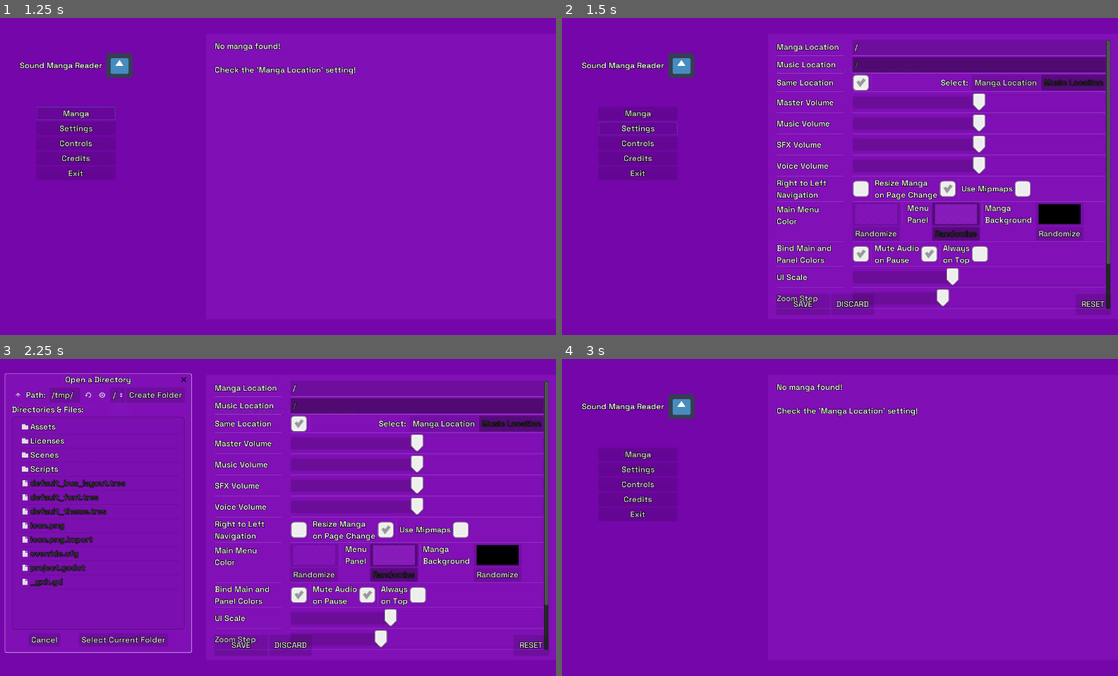
Above: before the commit, frames 1-4 (two rows, left to right).
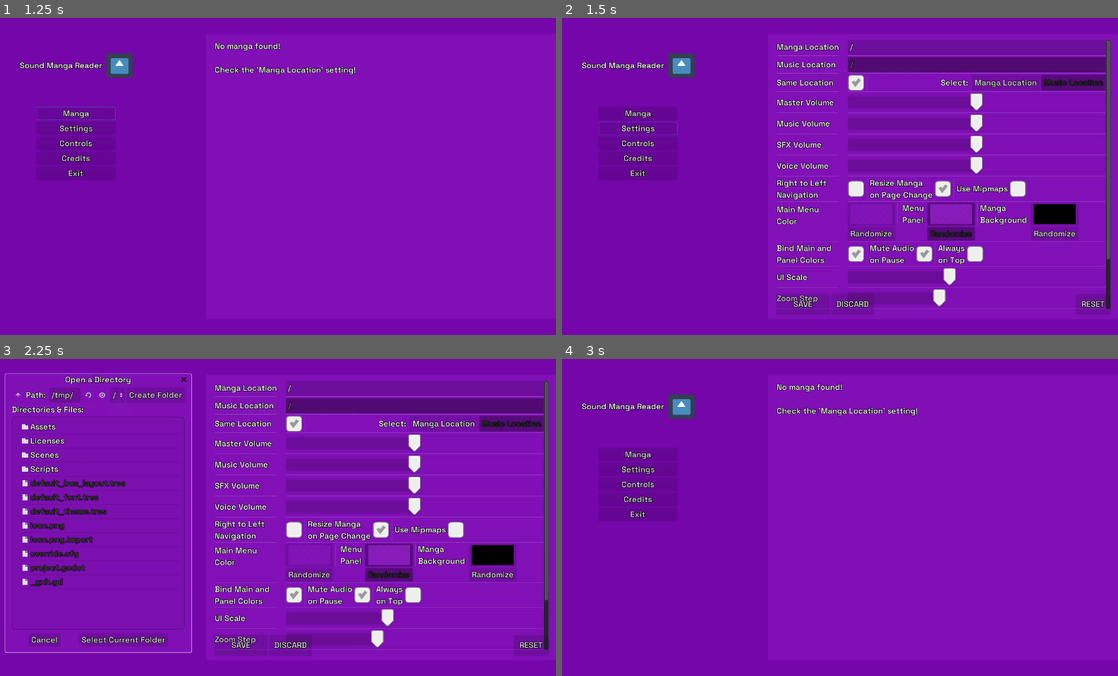
Above: after the commit, the same moments.

Repository: MrPoblin/Sound-Manga-Reader-Godot
Game: Godot game, scene res://Scenes/UI/Main.tscn
Two runs of this game, one before a commit and one after it. Both use one fixed random seed, a clock stepped at 60 frames per second and the inputs below. The engine's default icon, where the game draws it, is replaced by a stand-in: a white triangle on a blue panel in a dark square.
Inputs:
- Up to frame 1 (1.25 s): click "Manga" at 0.5 s
- Up to frame 2 (1.5 s): click "Settings" at 1.25 s
- Up to frame 3 (2.25 s): click "Manga Location" at 2 s
- Up to frame 4 (3 s): click "SAVE" at 2.75 s

Frame 1 is identical in both runs. In frame 2, 3.7% of the frame differs, in the area x 49-99%, y 6-92%; in frame 3, 3.7%; in frame 4, nothing differs.

Commit message:
Select FFmpeg location

Diff:
--- a/Scenes/UI/Settings.tscn
+++ b/Scenes/UI/Settings.tscn
@@ -23,7 +23,7 @@
 [node name="SelectLocation" type="FileDialog" parent="set"]
 anchor_left = 0.03
 anchor_top = 0.08
-anchor_right = 0.22
+anchor_right = 0.33
 anchor_bottom = 0.92
 rect_min_size = Vector2( 40, 20 )
 window_title = "Open a Directory"
@@ -38,7 +38,7 @@
 
 [node name="SettingGrid" type="GridContainer" parent="set/SettingScroll"]
 margin_right = 1223.04
-margin_bottom = 368.0
+margin_bottom = 375.0
 size_flags_horizontal = 3
 custom_constants/vseparation = 1
 custom_constants/hseparation = 20
@@ -47,13 +47,13 @@
 
 [node name="l_storage_manga" type="Label" parent="set/SettingScroll/SettingGrid"]
 margin_top = 5.0
-margin_right = 108.0
+margin_right = 99.0
 margin_bottom = 19.0
 text = "Manga Location"
 
 [node name="le_storage_manga" type="LineEdit" parent="set/SettingScroll/SettingGrid"]
 unique_name_in_owner = true
-margin_left = 128.0
+margin_left = 119.0
 margin_right = 1223.0
 margin_bottom = 24.0
 size_flags_horizontal = 3
@@ -61,13 +61,13 @@
 
 [node name="l_storage_music" type="Label" parent="set/SettingScroll/SettingGrid"]
 margin_top = 30.0
-margin_right = 108.0
+margin_right = 99.0
 margin_bottom = 44.0
 text = "Music Location"
 
 [node name="le_storage_music" type="LineEdit" parent="set/SettingScroll/SettingGrid"]
 unique_name_in_owner = true
-margin_left = 128.0
+margin_left = 119.0
 margin_top = 25.0
 margin_right = 1223.0
 margin_bottom = 49.0
@@ -76,12 +76,12 @@
 
 [node name="l_isSame" type="Label" parent="set/SettingScroll/SettingGrid"]
 margin_top = 55.0
-margin_right = 108.0
+margin_right = 99.0
 margin_bottom = 69.0
 text = "Same Location"
 
 [node name="LocationGrid" type="GridContainer" parent="set/SettingScroll/SettingGrid"]
-margin_left = 128.0
+margin_left = 119.0
 margin_top = 50.0
 margin_right = 1223.0
 margin_bottom = 74.0
@@ -100,34 +100,34 @@
 size_flags_horizontal = 2
 
 [node name="Label" type="Label" parent="set/SettingScroll/SettingGrid/LocationGrid"]
-margin_left = 821.0
+margin_left = 830.0
 margin_top = 5.0
-margin_right = 868.0
+margin_right = 877.0
 margin_bottom = 19.0
 text = "Select: "
 
 [node name="man_but_sel" type="Button" parent="set/SettingScroll/SettingGrid/LocationGrid"]
-margin_left = 872.0
-margin_right = 983.0
+margin_left = 881.0
+margin_right = 992.0
 margin_bottom = 24.0
 mouse_default_cursor_shape = 2
 text = "Manga Location"
 
 [node name="mus_but_sel" type="Button" parent="set/SettingScroll/SettingGrid/LocationGrid"]
-margin_left = 987.0
-margin_right = 1095.0
+margin_left = 996.0
+margin_right = 1104.0
 margin_bottom = 24.0
 mouse_default_cursor_shape = 2
 text = "Music Location"
 
 [node name="l_AudioMaster" type="Label" parent="set/SettingScroll/SettingGrid"]
 margin_top = 76.0
-margin_right = 108.0
+margin_right = 99.0
 margin_bottom = 90.0
 text = "Master Volume"
 
 [node name="s_master" type="HSlider" parent="set/SettingScroll/SettingGrid"]
-margin_left = 128.0
+margin_left = 119.0
 margin_top = 75.0
 margin_right = 1223.0
 margin_bottom = 91.0
@@ -139,12 +139,12 @@
 
 [node name="l_AudioMusic" type="Label" parent="set/SettingScroll/SettingGrid"]
 margin_top = 93.0
-margin_right = 108.0
+margin_right = 99.0
 margin_bottom = 107.0
 text = "Music Volume"
 
 [node name="s_music" type="HSlider" parent="set/SettingScroll/SettingGrid"]
-margin_left = 128.0
+margin_left = 119.0
 margin_top = 92.0
 margin_right = 1223.0
 margin_bottom = 108.0
@@ -156,12 +156,12 @@
 
 [node name="l_AudioSfx" type="Label" parent="set/SettingScroll/SettingGrid"]
 margin_top = 110.0
-margin_right = 108.0
+margin_right = 99.0
 margin_bottom = 124.0
 text = "SFX Volume"
 
 [node name="s_sfx" type="HSlider" parent="set/SettingScroll/SettingGrid"]
-margin_left = 128.0
+margin_left = 119.0
 margin_top = 109.0
 margin_right = 1223.0
 margin_bottom = 125.0
@@ -173,12 +173,12 @@
 
 [node name="l_AudioVoice" type="Label" parent="set/SettingScroll/SettingGrid"]
 margin_top = 127.0
-margin_right = 108.0
+margin_right = 99.0
 margin_bottom = 141.0
 text = "Voice Volume"
 
 [node name="s_voice" type="HSlider" parent="set/SettingScroll/SettingGrid"]
-margin_left = 128.0
+margin_left = 119.0
 margin_top = 126.0
 margin_right = 1223.0
 margin_bottom = 142.0
@@ -190,13 +190,13 @@
 
 [node name="l_swap_lr" type="Label" parent="set/SettingScroll/SettingGrid"]
 margin_top = 143.0
-margin_right = 108.0
+margin_right = 99.0
 margin_bottom = 174.0
 text = "Right to Left
 Navigation"
 
 [node name="OtherGrid" type="GridContainer" parent="set/SettingScroll/SettingGrid"]
-margin_left = 128.0
+margin_left = 119.0
 margin_top = 143.0
 margin_right = 1223.0
 margin_bottom = 174.0
@@ -247,14 +247,14 @@
 
 [node name="l_color_main" type="Label" parent="set/SettingScroll/SettingGrid"]
 margin_top = 178.0
-margin_right = 108.0
+margin_right = 99.0
 margin_bottom = 226.0
 text = "Main Menu
 Color
 "
 
 [node name="ColorGrid" type="GridContainer" parent="set/SettingScroll/SettingGrid"]
-margin_left = 128.0
+margin_left = 119.0
 margin_top = 175.0
 margin_right = 1223.0
 margin_bottom = 230.0
@@ -354,13 +354,13 @@
 
 [node name="l_color_bind" type="Label" parent="set/SettingScroll/SettingGrid"]
 margin_top = 231.0
-margin_right = 108.0
+margin_right = 99.0
 margin_bottom = 262.0
 text = "Bind Main and
 Panel Colors"
 
 [node name="OtherGrid3" type="GridContainer" parent="set/SettingScroll/SettingGrid"]
-margin_left = 128.0
+margin_left = 119.0
 margin_top = 231.0
 margin_right = 1223.0
 margin_bottom = 262.0
@@ -409,12 +409,12 @@
 
 [node name="l_ui_scale" type="Label" parent="set/SettingScroll/SettingGrid"]
 margin_top = 264.0
-margin_right = 108.0
+margin_right = 99.0
 margin_bottom = 278.0
 text = "UI Scale"
 
 [node name="s_ui_scale" type="HSlider" parent="set/SettingScroll/SettingGrid"]
-margin_left = 128.0
+margin_left = 119.0
 margin_top = 263.0
 margin_right = 1223.0
 margin_bottom = 279.0
@@ -427,12 +427,12 @@
 
 [node name="l_zoom" type="Label" parent="set/SettingScroll/SettingGrid"]
 margin_top = 281.0
-margin_right = 108.0
+margin_right = 99.0
 margin_bottom = 295.0
 text = "Zoom Step"
 
 [node name="s_zoom" type="HSlider" parent="set/SettingScroll/SettingGrid"]
-margin_left = 128.0
+margin_left = 119.0
 margin_top = 280.0
 margin_right = 1223.0
 margin_bottom = 296.0
@@ -445,13 +445,13 @@
 
 [node name="l_scheme" type="Label" parent="set/SettingScroll/SettingGrid"]
 margin_top = 297.0
-margin_right = 108.0
+margin_right = 99.0
 margin_bottom = 328.0
 text = "Mouse Control
 Scheme"
 
 [node name="OtherGrid4" type="GridContainer" parent="set/SettingScroll/SettingGrid"]
-margin_left = 128.0
+margin_left = 119.0
 margin_top = 297.0
 margin_right = 1223.0
 margin_bottom = 328.0
@@ -479,7 +479,7 @@
 
 [node name="s_long_click" type="SpinBox" parent="set/SettingScroll/SettingGrid/OtherGrid4"]
 margin_left = 127.0
-margin_right = 611.0
+margin_right = 616.0
 margin_bottom = 31.0
 mouse_default_cursor_shape = 9
 size_flags_horizontal = 3
@@ -490,25 +490,52 @@
 align = 2
 suffix = "ms"
 
-[node name="l_ffmpeg" type="Label" parent="set/SettingScroll/SettingGrid"]
-margin_top = 334.0
-margin_right = 108.0
-margin_bottom = 348.0
-text = "FFmpeg Location"
-
-[node name="le_ffmpeg" type="LineEdit" parent="set/SettingScroll/SettingGrid"]
-margin_left = 128.0
+[node name="ffmpeg_container" type="HBoxContainer" parent="set/SettingScroll/SettingGrid"]
 margin_top = 329.0
-margin_right = 1223.0
-margin_bottom = 353.0
+margin_right = 99.0
+margin_bottom = 360.0
+custom_constants/separation = 0
+
+[node name="l_ffmpeg" type="Label" parent="set/SettingScroll/SettingGrid/ffmpeg_container"]
+margin_right = 81.0
+margin_bottom = 31.0
+size_flags_horizontal = 3
+text = "FFmpeg
+Location"
+
+[node name="ffmpeg_help" type="Button" parent="set/SettingScroll/SettingGrid/ffmpeg_container"]
+margin_left = 81.0
+margin_right = 99.0
+margin_bottom = 31.0
+mouse_default_cursor_shape = 2
+text = "?"
+
+[node name="ffmpeg_container2" type="HBoxContainer" parent="set/SettingScroll/SettingGrid"]
+margin_left = 119.0
+margin_top = 329.0
+margin_right = 1223.0
+margin_bottom = 360.0
+custom_constants/separation = 0
+
+[node name="le_ffmpeg" type="LineEdit" parent="set/SettingScroll/SettingGrid/ffmpeg_container2"]
+unique_name_in_owner = true
+margin_right = 1053.0
+margin_bottom = 31.0
 size_flags_horizontal = 3
 placeholder_text = "Get FFmpeg on ffmpeg.org/download.html"
 caret_blink = true
 
+[node name="ffmpeg_select" type="Button" parent="set/SettingScroll/SettingGrid/ffmpeg_container2"]
+margin_left = 1053.0
+margin_right = 1104.0
+margin_bottom = 31.0
+mouse_default_cursor_shape = 2
+text = "Select"
+
 [node name="space" type="Label" parent="set/SettingScroll/SettingGrid"]
-margin_top = 354.0
-margin_right = 108.0
-margin_bottom = 368.0
+margin_top = 361.0
+margin_right = 99.0
+margin_bottom = 375.0
 text = "    "
 
 [node name="SettEndGrid" type="GridContainer" parent="set"]
@@ -567,6 +594,7 @@
 
 [connection signal="resized" from="." to="set/SettingScroll/SettingGrid" method="_on_Settings_resized"]
 [connection signal="dir_selected" from="set/SelectLocation" to="set/SelectLocation" method="_on_SelectLocation_dir_selected"]
+[connection signal="file_selected" from="set/SelectLocation" to="set/SelectLocation" method="_on_SelectLocation_file_selected"]
 [connection signal="visibility_changed" from="set/SettingScroll/SettingGrid" to="set/SettingScroll/SettingGrid" method="_on_SettingGrid_visibility_changed"]
 [connection signal="toggled" from="set/SettingScroll/SettingGrid/LocationGrid/c_same" to="set/SettingScroll/SettingGrid" method="_on_c_same_toggled"]
 [connection signal="pressed" from="set/SettingScroll/SettingGrid/LocationGrid/man_but_sel" to="set/SelectLocation" method="_on_man_but_sel_pressed"]
@@ -580,6 +608,7 @@
 [connection signal="pressed" from="set/SettingScroll/SettingGrid/ColorGrid/b_ran_bg" to="set/SettingScroll/SettingGrid/ColorGrid" method="_on_b_ran_bg_pressed"]
 [connection signal="toggled" from="set/SettingScroll/SettingGrid/OtherGrid3/c_bind_col" to="set/SettingScroll/SettingGrid/ColorGrid" method="_on_c_bind_col_toggled"]
 [connection signal="value_changed" from="set/SettingScroll/SettingGrid/s_ui_scale" to="set/SettingScroll/SettingGrid" method="_on_s_ui_scale_value_changed"]
+[connection signal="pressed" from="set/SettingScroll/SettingGrid/ffmpeg_container2/ffmpeg_select" to="set/SelectLocation" method="_on_ffmpeg_select_pressed"]
 [connection signal="pressed" from="set/SettEndGrid/SettingSave" to="set/SettingScroll/SettingGrid" method="_on_SettingSave_pressed"]
 [connection signal="pressed" from="set/SettEndGrid/SettingDiscard" to="set/SettEndGrid/SettingDiscard" method="_on_SettingDiscard_pressed"]
 [connection signal="confirmed" from="set/SettEndGrid/SettingDiscard/DiscardConf" to="set/SettEndGrid/SettingDiscard" method="_on_DiscardConf_confirmed"]
--- a/Scripts/UI/Menu.gd
+++ b/Scripts/UI/Menu.gd
@@ -22,10 +22,10 @@
 		yield(get_tree().create_timer(0.4), "timeout")
 		isRunning = false
 
-func _input(event):
-	if event is InputEventKey:
-		if event.is_action_pressed("help"):
-			$Popup.popup()
+#func _input(event):
+#	if event is InputEventKey:
+#		if event.is_action_pressed("help"):
+#			$Popup.popup()
 
 func _on_resume_button_pressed():
 	latestSave = State.state.get_value("save", "latest")
--- a/Scripts/UI/SelectLocation.gd
+++ b/Scripts/UI/SelectLocation.gd
@@ -3,12 +3,17 @@
 var isManga:bool
 
 func _on_man_but_sel_pressed():
+	self.set_mode(FileDialog.MODE_OPEN_DIR)
 	isManga=true
 	popup()
 
+func _on_mus_but_sel_pressed():
+	self.set_mode(FileDialog.MODE_OPEN_DIR)
+	isManga=false
+	popup()
 
-func _on_mus_but_sel_pressed():
-	isManga=false
+func _on_ffmpeg_select_pressed():
+	self.set_mode(FileDialog.MODE_OPEN_FILE)
 	popup()
 
 
@@ -17,3 +22,6 @@
 		$"%le_storage_manga".text = dir
 	else:
 		$"%le_storage_music".text = dir
+
+func _on_SelectLocation_file_selected(path):
+	$"%le_ffmpeg".text = path
--- a/Scripts/UI/SettingGrid.gd
+++ b/Scripts/UI/SettingGrid.gd
@@ -4,13 +4,13 @@
 func _ready():
 	update_values()
 	separate()
-	if(OS.get_name() == "X11"): $le_ffmpeg.placeholder_text = "Get FFmpeg with 'sudo apt-get install ffmpeg'"
+	if(OS.get_name() == "X11"): $"%le_ffmpeg".placeholder_text = "Get FFmpeg with 'sudo apt-get install ffmpeg'"
 
 
 func update_values():
 	$le_storage_manga.text = Config.config.get_value("storage", "manga", OS.get_system_dir(OS.SYSTEM_DIR_DOWNLOADS) + "/")
 	$le_storage_music.text = Config.config.get_value("storage", "music", OS.get_system_dir(OS.SYSTEM_DIR_DOWNLOADS) + "/")
-	$le_ffmpeg.text = Config.config.get_value("storage", "ffmpeg", "")
+	$"%le_ffmpeg".text = Config.config.get_value("storage", "ffmpeg", "")
 	$s_master.value = clamp(Config.config.get_value("audio", "master", 0.5), 0, 1)
 	$s_music.value = clamp(Config.config.get_value("audio", "music", 0.5), 0, 1)
 	$s_sfx.value = clamp(Config.config.get_value("audio", "sfx", 0.5), 0, 1)
@@ -85,9 +85,9 @@
 		Config.config.set_value("color", "main", Color("e0b020"))
 		Config.config.set_value("color", "panel", Color("e0b020").lightened(0.24))
 		Config.config.set_value("color", "bg", Color("392b00"))
-	if(Config.config.get_value("storage", "ffmpeg", "") != $le_ffmpeg.text):
-		if Config.checkFFmpeg($le_ffmpeg.text):
-			Config.config.set_value("storage", "ffmpeg", $le_ffmpeg.text.replace("\\", "/"))
+	if(Config.config.get_value("storage", "ffmpeg", "") != $"%le_ffmpeg".text):
+		if Config.checkFFmpeg($"%le_ffmpeg".text):
+			Config.config.set_value("storage", "ffmpeg", $"%le_ffmpeg".text.replace("\\", "/"))
 
 	update_values()
 	get_tree().reload_current_scene()
@@ -135,4 +135,4 @@
 		isRunning = false
 
 func _on_SettingGrid_visibility_changed():
-	$le_ffmpeg.text = Config.config.get_value("storage", "ffmpeg", "")
+	$"%le_ffmpeg".text = Config.config.get_value("storage", "ffmpeg", "")
